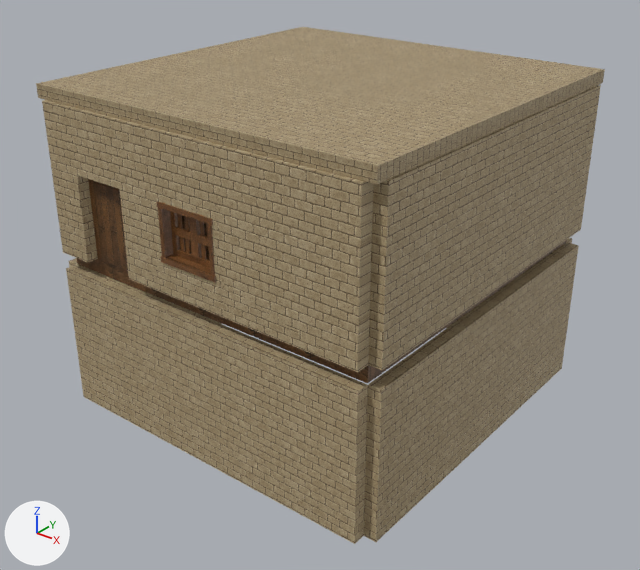
Renders of the FBX model Assets/Models/Walls/Livingroom_Base_Z.fbx from each side of a commit.
The view is the same before and after, from a camera (50 mm lens) standing at (12.28, -15.7, 8.36) and looking at (0.14, -0.51, -1.06). Every picture has the same lights, and +X, +Y and +Z are marked at lower left. The picture after the commit comes second. Where no turn or scale is listed for an object, it has been applied to the vertices. Vertices at exactly the same position are counted once.

In view in the first picture: 'Livingroom_Base_Z'.
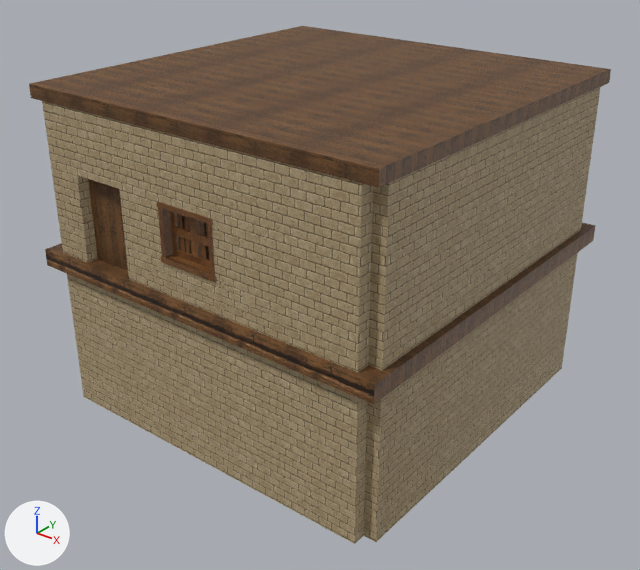
Changed parts and their boxes [x1, y1, x2, y2] in the pictures (640 x 570 px; the box of a moved part takes in the faces that stretch with it):
'Livingroom_Base_Z', reshaped, recoloured (beige to brown): before [36, 27, 605, 544]; after [29, 26, 611, 544]
part 1 of me_livingroom_base_z_002, moved or reshaped: before [36, 27, 605, 383]; after [29, 26, 611, 404]
part 2 of me_livingroom_base_z_002, recoloured (beige to brown): [36, 27, 604, 166] in both
part 3 of me_livingroom_base_z_002, recoloured: before [36, 84, 378, 184]; after [29, 84, 379, 188]
part 4 of me_livingroom_base_z_002, recoloured: [379, 72, 604, 183] in both

The edits, one by one:
me_livingroom_base_z_002 is used by ob_livingroom_base_z; location (0.0, 0.0, 0.0).
me_livingroom_base_z_002 had 4121 vertices, 3897 faces and spanned x -4.64..4.58, y -4.64..4.63, z -4.0..3.9.
me_livingroom_base_z_002 now has 4121 vertices, 3897 faces and spans x -4.75..4.75, y -4.75..4.75, z -4.0..3.9.
Part 1, on me_livingroom_base_z_002:
Vertex 0 of me_livingroom_base_z_002 moves from (4.26, -4.26, 0.0) at pixel (368, 364) to (4.75, -4.75, 0.0) at pixel (374, 384).
Vertex 1 of me_livingroom_base_z_002 moves from (4.26, 4.26, 0.0) to (4.75, 4.75, 0.0) at pixel (595, 225).
Vertex 2 of me_livingroom_base_z_002 moves from (-4.26, 4.26, 0.0) to (-4.75, 4.75, 0.0).
Vertex 3 of me_livingroom_base_z_002 moves from (-4.26, -4.26, 0.0) to (-4.75, -4.75, 0.0) at pixel (45, 249).
Vertex 53 of me_livingroom_base_z_002 moves from (-4.53, -4.53, 3.58) at pixel (38, 97) to (-4.63, -4.63, 3.58) at pixel (31, 97).
Vertex 54 of me_livingroom_base_z_002 moves from (4.53, 4.53, 3.58) at pixel (602, 82) to (4.63, 4.63, 3.58) at pixel (609, 82).
Vertex 55 of me_livingroom_base_z_002 moves from (4.53, -4.53, 3.58) at pixel (377, 184) to (4.63, -4.63, 3.58) at pixel (378, 187).
Vertex 56 of me_livingroom_base_z_002 moves from (-4.53, 4.53, 3.58) to (-4.63, 4.63, 3.58).
Vertex 3078 of me_livingroom_base_z_002 moves from (4.53, 4.53, 3.9) at pixel (604, 69) to (4.63, 4.63, 3.9) at pixel (611, 69).
Vertex 3079 of me_livingroom_base_z_002 moves from (-4.53, 4.53, 3.9) at pixel (302, 26) to (-4.63, 4.63, 3.9) at pixel (302, 25).
Vertex 3080 of me_livingroom_base_z_002 moves from (-4.53, -4.53, 3.9) at pixel (36, 83) to (-4.63, -4.63, 3.9) at pixel (28, 83).
Vertex 3081 of me_livingroom_base_z_002 moves from (4.53, -4.53, 3.9) at pixel (377, 165) to (4.63, -4.63, 3.9) at pixel (379, 168).
Vertex 3109 of me_livingroom_base_z_002 moves from (-4.26, -4.26, -0.41) at pixel (77, 263) to (-4.75, -4.75, -0.41) at pixel (47, 265).
Vertex 3110 of me_livingroom_base_z_002 moves from (4.26, -4.26, -0.41) at pixel (367, 383) to (4.75, -4.75, -0.41) at pixel (373, 404).
Vertex 3111 of me_livingroom_base_z_002 moves from (4.26, 4.26, -0.41) at pixel (566, 241) to (4.75, 4.75, -0.41) at pixel (593, 240).
Vertex 3112 of me_livingroom_base_z_002 moves from (-4.26, 4.26, -0.41) to (-4.75, 4.75, -0.41).
me_livingroom_base_z_002 part 2: all 2 faces centred in x 0.0, y 0.0, z 3.58..3.9 switch from mat_brick_white to mat_bedroom_wood_floor.
me_livingroom_base_z_002 part 3: the 1 face centred in x 0.0, y -4.53, z 3.74 switches from mat_brick_white to mat_bedroom_wood_floor.
me_livingroom_base_z_002 part 4: the 1 face centred in x 4.53, y 0.0, z 3.74 switches from mat_brick_white to mat_bedroom_wood_floor.
